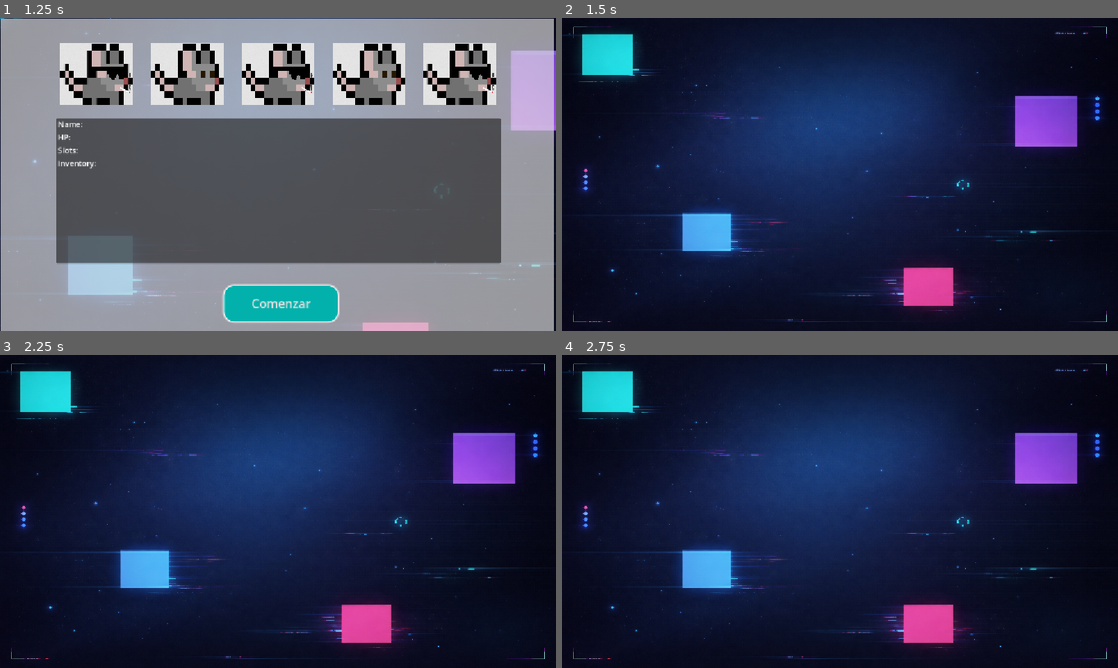
Above: before the commit, frames 1-4 (two rows, left to right).
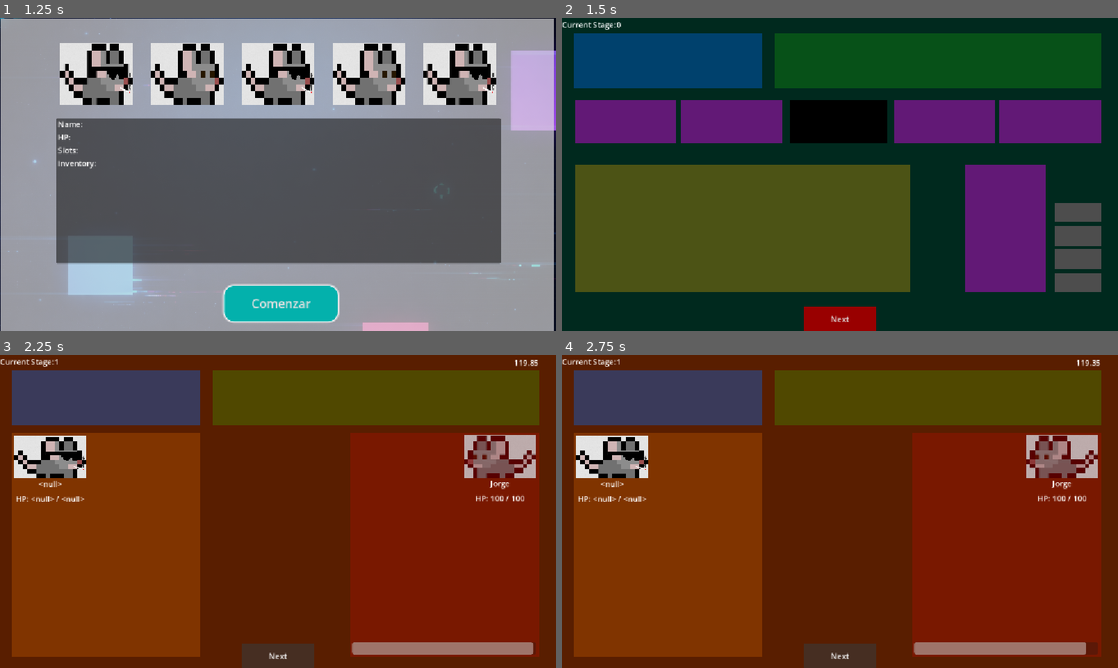
Above: after the commit, the same moments.

Repository: Anderson-Jimenez/-fork
Game: Godot game, scene res://scenes/menu.tscn
Same seed, same stepped clock (60 frames per second), same inputs: the game is played once before the commit and once after it.
Inputs (mouse positions are in pixels of both pictures, inside the frame that each line leads up to):
- Up to frame 1 (1.25 s): click "INICIAR SISTEMA" at 0.5 s
- Up to frame 2 (1.5 s): click "Comenzar" at 1.25 s
- Up to frame 3 (2.25 s): click (278, 655) at 2 s, where only the run after the commit has a clickable "Next"
- Up to frame 4 (2.75 s): no input

Frame 1 is identical in both runs. In frame 2, 95% of the frame differs, in the area x 0-100%, y 0-100%; in frame 3, 100%; in frame 4, 100%.
Error in both runs: Invalid access to property or key 'NAME' on a base object of type 'Dictionary'. (res://autoloads/characterStats.gd:12)

Commit message:
timers en battle

Diff:
--- a/scenes/battle.tscn
+++ b/scenes/battle.tscn
@@ -76,10 +76,10 @@
 [node name="characterSprite" type="TextureRect" parent="ColorRect/CharacterArea" unique_id=1767679493]
 layout_mode = 1
 anchors_preset = -1
-anchor_left = 0.04859335
-anchor_top = 0.24568966
-anchor_right = 0.43259335
-anchor_bottom = 0.43568966
+anchor_left = 0.012787724
+anchor_top = 0.010775862
+anchor_right = 0.3967877
+anchor_bottom = 0.20077588
 offset_right = -0.14399719
 offset_bottom = -0.16000366
 expand_mode = 1
@@ -88,10 +88,10 @@
 [node name="characterName" type="Label" parent="ColorRect/CharacterArea" unique_id=1495439821]
 layout_mode = 1
 anchors_preset = -1
-anchor_left = 0.04859335
-anchor_top = 0.43534482
-anchor_right = 0.43259335
-anchor_bottom = 0.48534483
+anchor_left = 0.012787724
+anchor_top = 0.20043103
+anchor_right = 0.3967877
+anchor_bottom = 0.25043106
 offset_right = -0.14399719
 offset_bottom = -0.20000076
 horizontal_alignment = 1
@@ -100,10 +100,10 @@
 [node name="HBoxContainer" type="HBoxContainer" parent="ColorRect/CharacterArea" unique_id=476922350]
 layout_mode = 1
 anchors_preset = -1
-anchor_left = 0.04859335
-anchor_top = 0.4847931
-anchor_right = 0.43192843
-anchor_bottom = 0.5709138
+anchor_left = 0.012787724
+anchor_top = 0.24987935
+anchor_right = 0.3961228
+anchor_bottom = 0.33600003
 offset_top = 0.055999756
 offset_right = 0.115982056
 offset_bottom = 0.09599304
@@ -163,10 +163,10 @@
 [node name="enemySprite" type="TextureRect" parent="ColorRect/EnemyArea" unique_id=2006698831]
 layout_mode = 1
 anchors_preset = -1
-anchor_left = 0.50383633
-anchor_top = 0.2924731
-anchor_right = 0.88716626
-anchor_bottom = 0.48169893
+anchor_left = 0.60358053
+anchor_top = 0.010752688
+anchor_right = 0.9869105
+anchor_bottom = 0.1999785
 offset_right = 0.117996216
 offset_bottom = 0.0099983215
 expand_mode = 1
@@ -175,10 +175,10 @@
 [node name="enemyName" type="Label" parent="ColorRect/EnemyArea" unique_id=2020232579]
 layout_mode = 1
 anchors_preset = -1
-anchor_left = 0.50383633
-anchor_top = 0.48602152
-anchor_right = 0.8874067
-anchor_bottom = 0.5353549
+anchor_left = 0.60358053
+anchor_top = 0.2
+anchor_right = 0.9871511
+anchor_bottom = 0.24933341
 offset_right = 0.023986816
 offset_bottom = 0.0599823
 horizontal_alignment = 1
@@ -187,10 +187,10 @@
 [node name="HBoxContainer" type="HBoxContainer" parent="ColorRect/EnemyArea" unique_id=1584183319]
 layout_mode = 1
 anchors_preset = -1
-anchor_left = 0.50383633
-anchor_top = 0.54215056
-anchor_right = 0.8877341
-anchor_bottom = 0.62793547
+anchor_left = 0.60358053
+anchor_top = 0.24967743
+anchor_right = 0.9874784
+anchor_bottom = 0.33546233
 offset_top = -0.099975586
 offset_right = -0.104034424
 offset_bottom = 0.010040283
@@ -212,4 +212,40 @@
 [node name="enemyMaxHp" type="Label" parent="ColorRect/EnemyArea/HBoxContainer" unique_id=1893558731]
 layout_mode = 2
 
+[node name="BasicAttackProgress" type="ProgressBar" parent="ColorRect/EnemyArea" unique_id=2109006004]
+layout_mode = 1
+anchors_preset = -1
+anchor_left = 0.012787724
+anchor_top = 0.9311828
+anchor_right = 0.9868799
+anchor_bottom = 0.9891828
+offset_right = 0.12997437
+offset_bottom = 0.02999878
+max_value = 10.0
+value = 9.0
+show_percentage = false
+metadata/_edit_use_anchors_ = true
+
+[node name="Time" type="Label" parent="ColorRect" unique_id=96965700]
+layout_mode = 1
+anchors_preset = -1
+anchor_left = 0.8003472
+anchor_top = 0.0061728396
+anchor_right = 0.96902776
+anchor_bottom = 0.041172843
+offset_right = -0.3199997
+offset_bottom = 0.3199997
+horizontal_alignment = 2
+metadata/_edit_use_anchors_ = true
+
+[node name="BattleTimer" type="Timer" parent="." unique_id=573163317]
+wait_time = 120.0
+one_shot = true
+autostart = true
+
+[node name="BasicAttackTimer" type="Timer" parent="." unique_id=1690015104]
+wait_time = 10.0
+autostart = true
+
 [connection signal="button_up" from="ColorRect/Button" to="." method="_on_button_up_next_stage"]
+[connection signal="timeout" from="BasicAttackTimer" to="." method="_on_basic_attack_timer_timeout"]
--- a/scenes/inventary.tscn
+++ b/scenes/inventary.tscn
@@ -219,3 +219,5 @@
 offset_bottom = -0.17602539
 color = Color(0.3, 0.3, 0.3, 1)
 metadata/_edit_use_anchors_ = true
+
+[connection signal="button_up" from="ColorRect/Button" to="." method="_on_button_button_up"]
--- a/scripts/battle.gd
+++ b/scripts/battle.gd
@@ -12,6 +12,11 @@
 @onready var MaxHp = $ColorRect/CharacterArea/HBoxContainer/maxHp
 @onready var CharacterName = $ColorRect/CharacterArea/characterName
 
+@onready var timer = $BattleTimer
+@onready var TimerLabel = $ColorRect/Time
+
+@onready var basicTime = $BasicAttackTimer
+@onready var BasicAttackProgress = $ColorRect/EnemyArea/BasicAttackProgress
 
 var enemy;
 
@@ -38,8 +43,16 @@
 
 # Called every frame. 'delta' is the elapsed time since the previous frame.
 func _process(delta: float) -> void:
-	pass
+	var remainingTime = timer.time_left
+	TimerLabel.text = str(remainingTime)
 
+	var basicAttackTime = basicTime.time_left
+	BasicAttackProgress.value = basicAttackTime
 
 func _on_button_up_next_stage() -> void:
 	GameManager.nextStage()
+
+
+func _on_basic_attack_timer_timeout() -> void:
+	CharacterStats.hp = CharacterStats.hp - enemy.passiveDmg
+	Hp.text = str(CharacterStats.hp)
--- a/scripts/characterSelection.gd
+++ b/scripts/characterSelection.gd
@@ -67,7 +67,7 @@
 	CharacterStats.setCharacter(selectedCharacter)
 
 	GameManager.setCharacter(selectedCharacter)
-	get_tree().change_scene_to_file("res://scenes/inventory.tscn")
+	get_tree().change_scene_to_file("res://scenes/inventary.tscn")
 
 
 func _on_texture_button_char_1_pressed() -> void:
--- a/scripts/inventary.gd
+++ b/scripts/inventary.gd
@@ -6,8 +6,13 @@
 # Called when the node enters the scene tree for the first time.
 func _ready() -> void:
 	CurrentStage.text=str(GameManager.currentStage)
+	GameManager.routeGenerator()
 
 
 # Called every frame. 'delta' is the elapsed time since the previous frame.
 func _process(delta: float) -> void:
 	pass
+
+
+func _on_button_button_up() -> void:
+	GameManager.nextStage()
